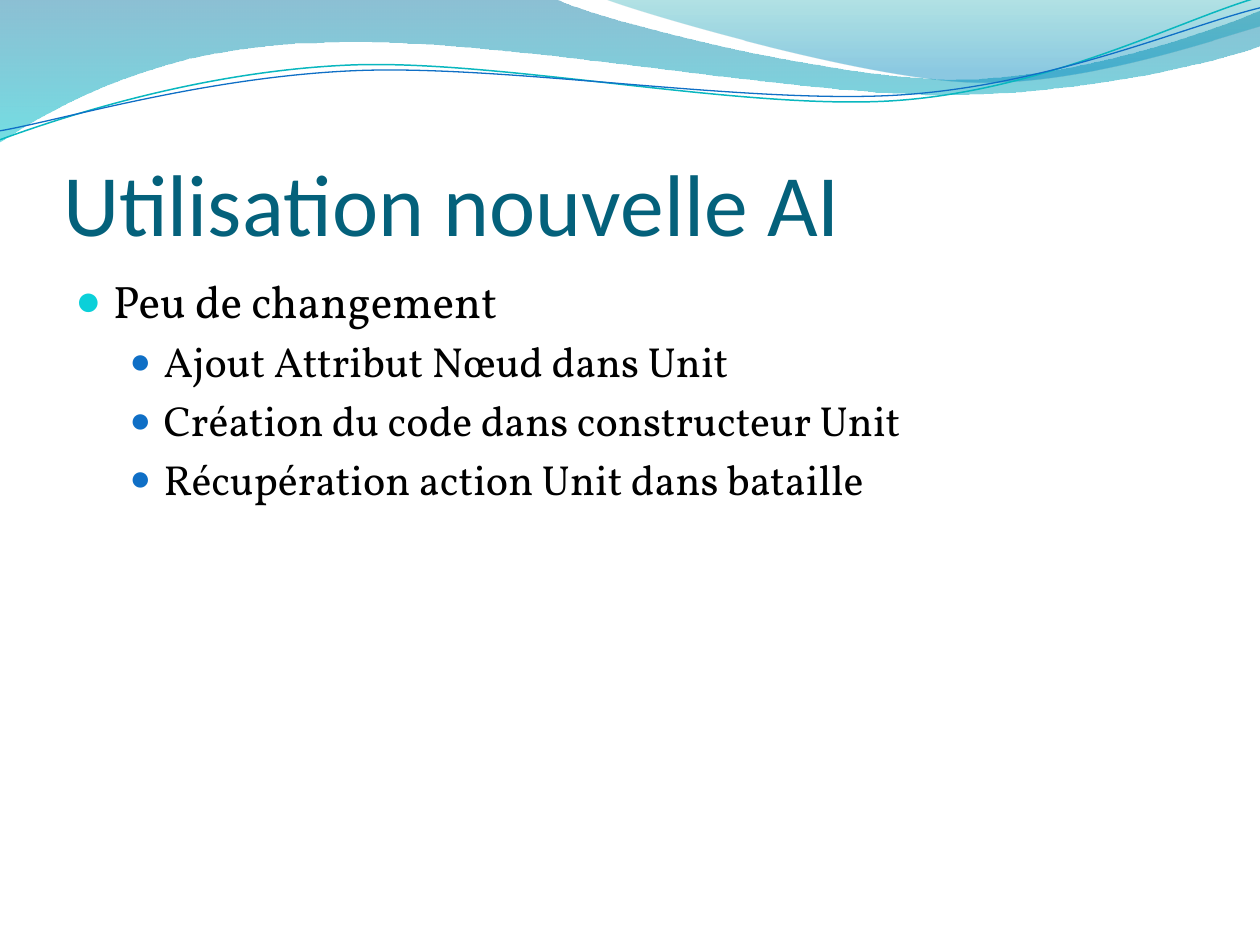
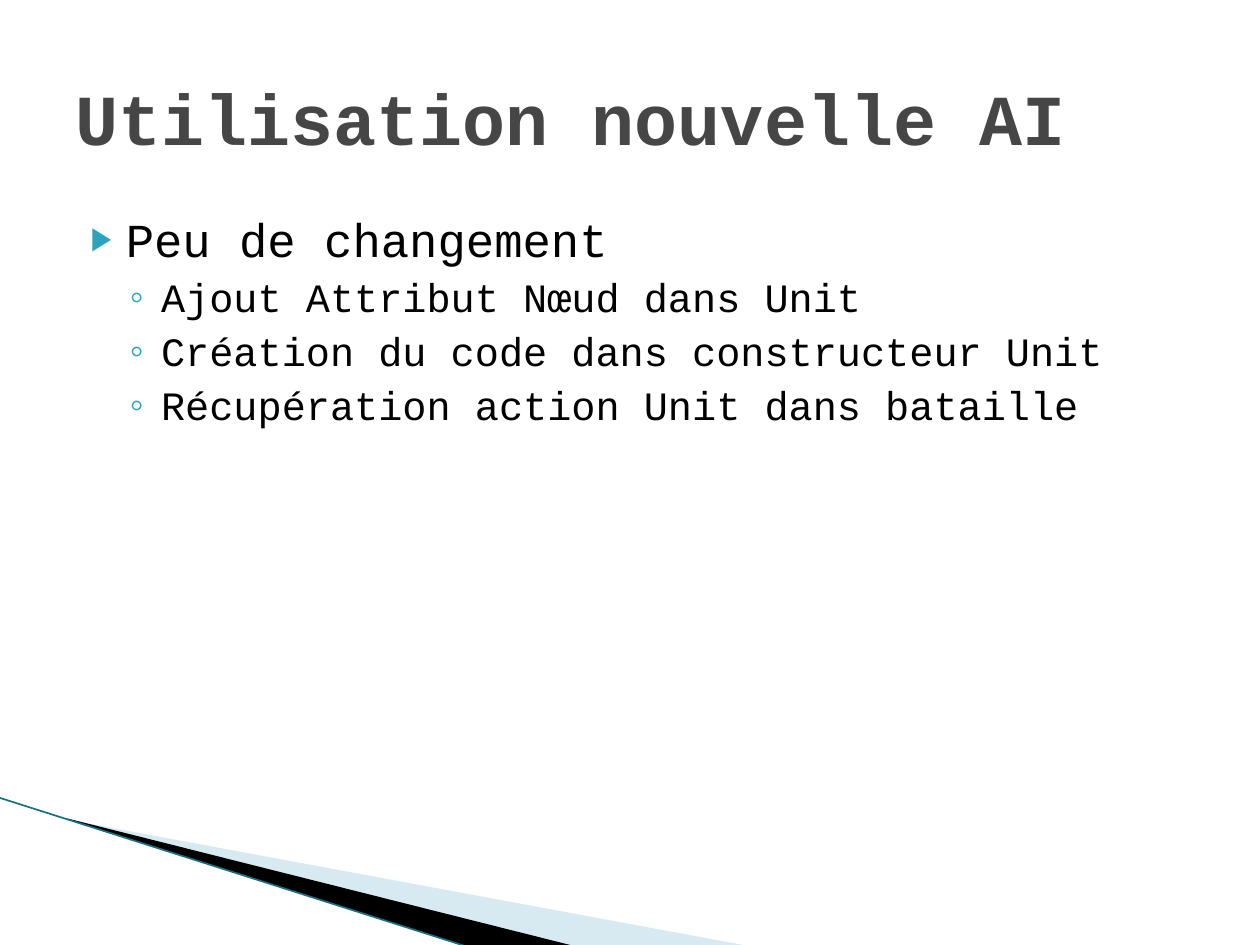
Before and after one commit to 3a-arthurkevin/BattleProject, a slide deck: slide 7 of PPT-C++.pptx. Drawn at 1260x945 pixels with LibreOffice and Linux fonts; fonts in the diff are those of the drawing; background and template pictures are left out. Boxes give left, top, right and bottom in pixels: in the first picture for what was removed or moved away, otherwise in the second. Text is boxed around its words. In the diff, an @@ line names an element or a change of style, - is before the commit and + after.

```diff
--- a/PPT-C++.pptx
+++ b/PPT-C++.pptx
@@ freeform shape removed at [0,0,1260,142] @@
@@ freeform shape removed at [0,0,1260,147] @@
@@ freeform shape removed at [0,8,1260,141] @@
@@ freeform shape removed at [604,0,1260,87] @@
@@ title "Utilisation nouvelle AI": place and size @@
-title "Utilisation nouvelle AI" at [63,175,840,237]
+title "Utilisation nouvelle AI" at [75,94,1065,146]
@@ title "Utilisation nouvelle AI" at [75,94,1065,146]: size 50 to 41 pt, font Calibri to Courier New, text colour #04617B to #464646, bold on; vertical alignment bottom to middle @@
@@ text "Peu de changement": place and size @@
-text "Peu de changement" at [113,285,901,506]
+text "Peu de changement" at [126,223,1103,429]
@@ text "Peu de changement" at [126,223,1103,429]: size 26 to 27 pt in "Peu de changement"; font Vollkorn to Courier New; size 24 to 23 pt in "Ajout Attribut Nœud dans Unit", "Création du code dans constructeur Unit", "Récupération action Unit dans bataille"; bullet ● to ▶; less space between paragraphs; bullet colour #0BD0D9 to #2DA2BF; bullet ● to ◦; bullet colour #0F6FC6 to #2DA2BF @@
@@ line added from (0, 798) to (467, 945), #97C5D8 0.95 pt @@
@@ freeform shape added at [67,818,576,945], fill #000000 @@
@@ freeform shape added at [69,819,750,945], fill #A0CBDC at 40% opacity @@
```
Also in this commit, not shown: 8 other slides changed, 1 slide added, 6 other files.
